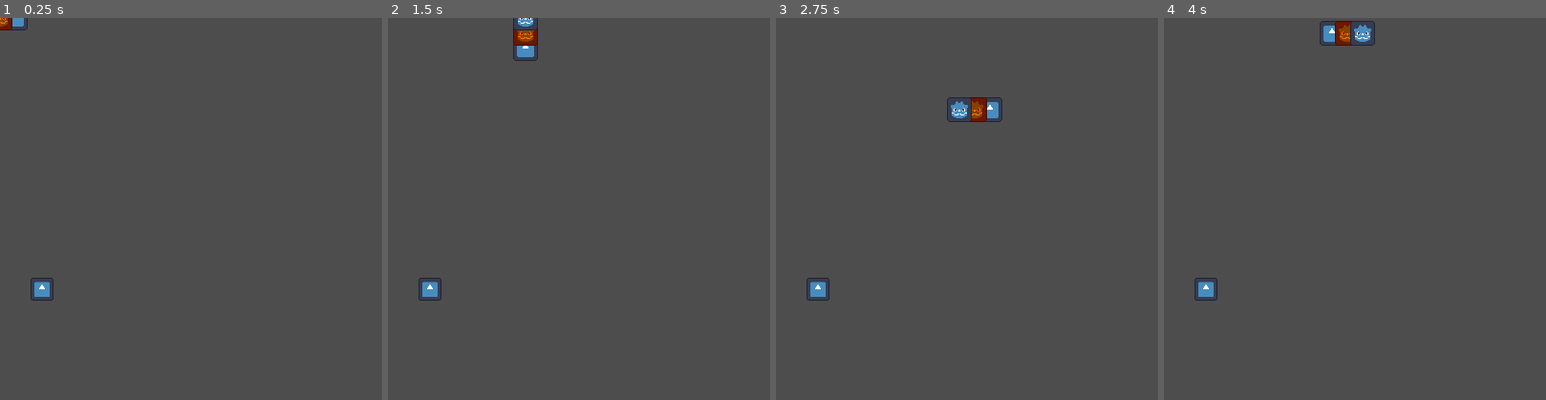
Above: before the commit, frames 1-4 (left to right).
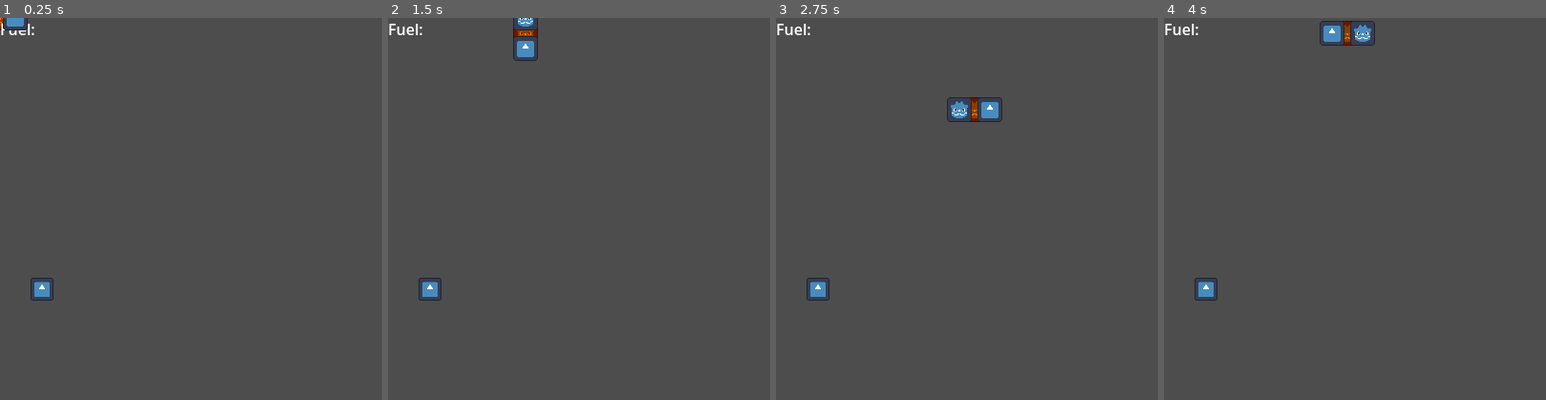
Above: after the commit, the same moments.

Repository: biageez/tartigradesrepo
Game: Godot game, scene res://main.tscn
The game is run twice, just before and just after one commit, with the same random seed, the same clock (stepped at 60 frames per second) and the same inputs. The engine's default icon, where the game draws it, is replaced by a stand-in: a white triangle on a blue panel in a dark square.
Inputs:
- Up to frame 1 (0.25 s): no input
- Up to frame 2 (1.5 s): tap Enter at 0.5 s; hold Right (ui_right) 0.53-1.28 s; tap Space at 1.25 s; hold Down (ui_down) from 1.28 s (still down)
- Up to frame 3 (2.75 s): release Down (ui_down) at 2.03 s; hold Right (ui_right) from 2.03 s (still down)
- Up to frame 4 (4 s): release Right (ui_right) at 2.78 s; hold Up (ui_up) 2.78-3.53 s; hold Left (ui_left) from 3.53 s (still down)
The pictures show only the part of the screen within x 0-50%, y 0-50%; the shares and areas given below are measured in that part.

The runs differ from the first frame. In frame 1, 0.2% of the frame differs, in the area x 0-9%, y 0-5%; in frame 2, 0.3%, in the area x 0-40%, y 1-8%; in frame 3, 0.3%; in frame 4, 0.3%.

Commit message:
Fuel Score

Diff:
--- a/tartigrades/TardigradeGame.gd
+++ b/tartigrades/TardigradeGame.gd
@@ -1,9 +1,15 @@
 extends Node2D
 
 @export var Food : PackedScene
+
+var Fuel = 0
 
 func SpawnPlantCell():
 	call_deferred("spawnPlantCellDeferred")
 
 func spawnPlantCellDeferred():
 	add_child(Food.instantiate())
+
+func UpdateFuel():
+	Fuel += 1
+	$Fuel.text = "Fuel: " + str(Fuel)
--- a/tartigrades/food.tscn
+++ b/tartigrades/food.tscn
@@ -4,18 +4,19 @@
 [ext_resource type="Script" uid="uid://d004yvay4uvgc" path="res://food.gd" id="1_pohk7"]
 
 [sub_resource type="RectangleShape2D" id="RectangleShape2D_pohk7"]
-size = Vector2(24, 24)
+size = Vector2(71.641785, 71.641785)
 
 [node name="Food" type="Area2D"]
+scale = Vector2(0.335, 0.335)
 script = ExtResource("1_pohk7")
 
 [node name="Sprite2D" type="Sprite2D" parent="."]
-position = Vector2(12, 12)
-scale = Vector2(0.1875, 0.1875)
+position = Vector2(35.820892, 35.820892)
+scale = Vector2(0.55970144, 0.55970144)
 texture = ExtResource("1_8txok")
 
 [node name="CollisionShape2D" type="CollisionShape2D" parent="."]
-position = Vector2(12, 12)
+position = Vector2(35.820892, 35.820892)
 shape = SubResource("RectangleShape2D_pohk7")
 
 [connection signal="body_entered" from="." to="." method="_on_body_entered"]
--- a/tartigrades/main.tscn
+++ b/tartigrades/main.tscn
@@ -12,3 +12,8 @@
 script = ExtResource("3_lquwl")
 
 [node name="Food" parent="." instance=ExtResource("2_1bvp3")]
+
+[node name="Fuel" type="Label" parent="."]
+offset_right = 40.0
+offset_bottom = 23.0
+text = "Fuel: "
--- a/tartigrades/playerController.gd
+++ b/tartigrades/playerController.gd
@@ -37,9 +37,11 @@
 	var middle = tardigradeBody[1]
 	var sprite = middle.get_node_or_null("Sprite2D")
 	if sprite:
-		sprite.scale *= Vector2(1.2, 1.2)
+		sprite.scale *= Vector2(1.01, 1.01)
+		#sprite.texture = preload("images of growing belly")
 
-	moveDelay *= .95
+	get_parent().UpdateFuel()
+	moveDelay *= .98
 
 func moveTardigrade():
 	var nextPosition = tardigradeBody[0].position + direction * TILESIZE
@@ -60,10 +62,13 @@
 	match index:
 		0:
 			sprite.texture = preload("res://icon.svg")
+			sprite.z_index = 2
 		1:
 			sprite.texture = preload("res://middle.svg.png")
+			sprite.z_index = 0
 		2:
 			sprite.texture = preload("res://tail.svg")
+			sprite.z_index = 2
 		_:
 			sprite.texture = preload("res://middle.svg")
 
